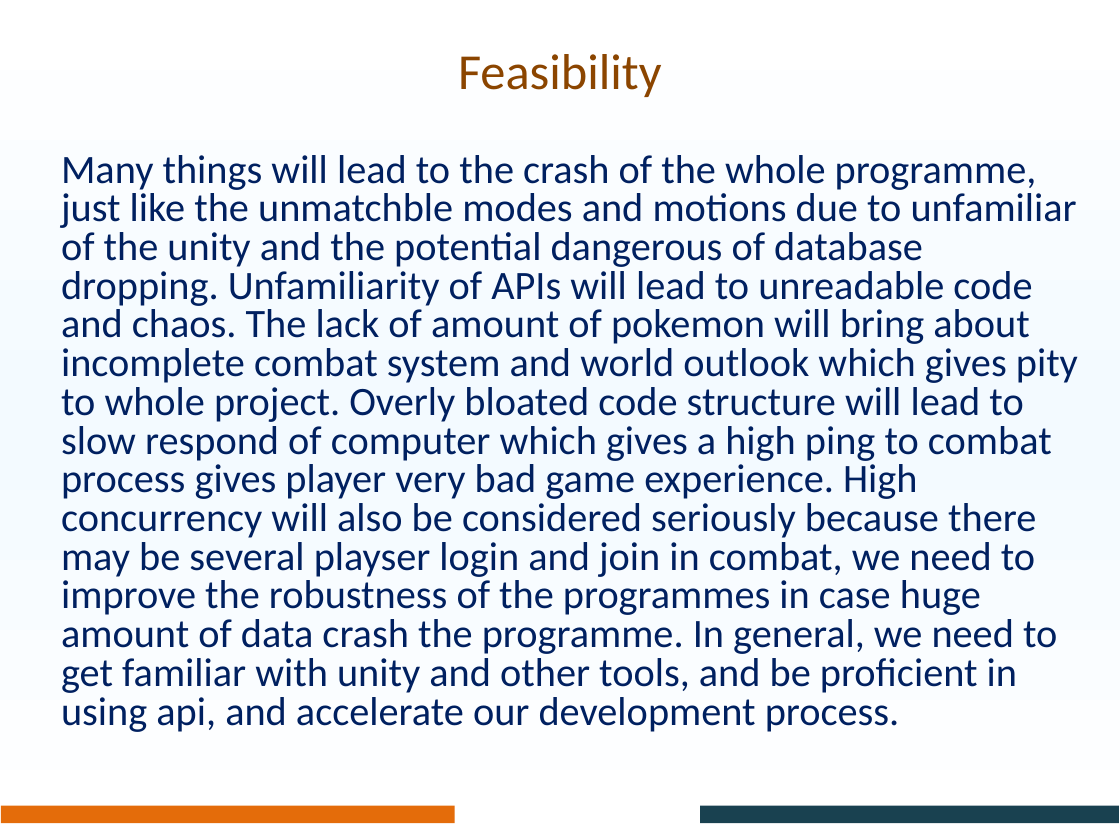
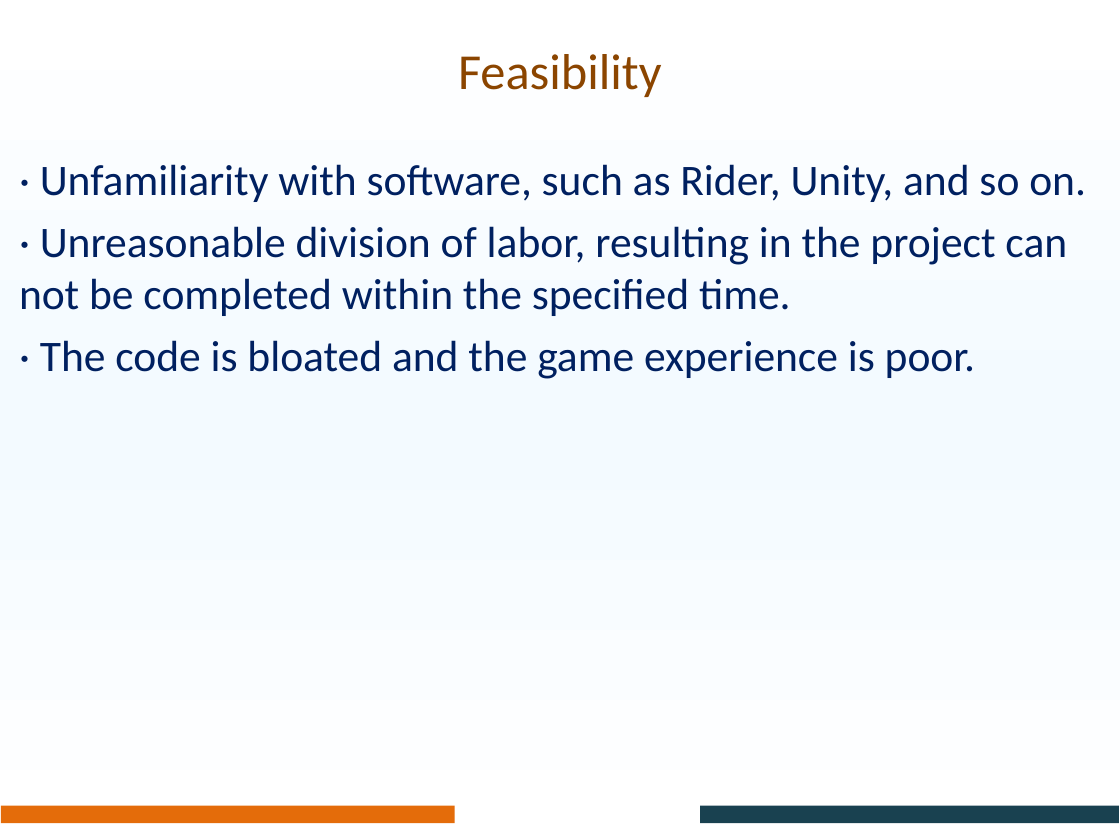
Before and after one commit to JiangRunzhi/ooadpokemon, a slide deck: slide 23 of PartAPre.pptx. Drawn at 1120x840 pixels with LibreOffice and Linux fonts; fonts in the diff are those of the drawing; background and template pictures are left out. Boxes give left, top, right and bottom in pixels: in the first picture for what was removed or moved away, otherwise in the second. Text is boxed around its words. In the diff, an @@ line names an element or a change of style, - is before the commit and + after.

Commit message:
Modify PPT

```diff
--- a/PartAPre.pptx
+++ b/PartAPre.pptx
@@ text at (19, 164, 1086, 379): text changed; size 25.9 to 28 pt @@
-Many things will lead to the crash of the whole programme, just like the unmatchble modes and motions due to unfamiliar of the unity and the potential dangerous of database dropping. Unfamiliarity of APIs will lead to unreadable code and chaos. The lack of amount of pokemon will bring about incomplete combat system and world outlook which gives pity to whole project. Overly bloated code structure will lead to slow respond of computer which gives a high ping to combat process gives player very bad game experience. High concurrency will also be considered seriously because there may be several playser login and join in combat, we need to improve the robustness of the programmes in case huge amount of data crash the programme. In general, we need to get familiar with unity and other tools, and be proficient in using api, and accelerate our development process.
+· Unfamiliarity with software, such as Rider, Unity, and so on.
+· Unreasonable division of labor, resulting in the project can not be completed within the specified time.
+· The code is bloated and the game experience is poor.
```
Also in this commit, not shown: 2 other slides changed, 17 other files.
